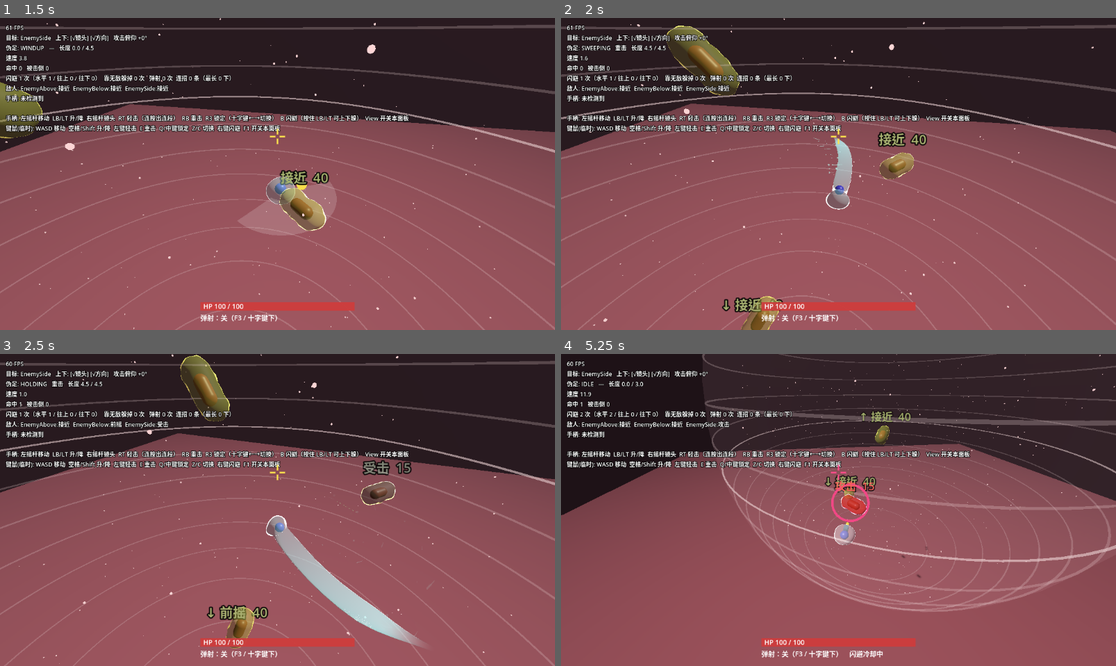
Above: before the commit, frames 1-4 (two rows, left to right).
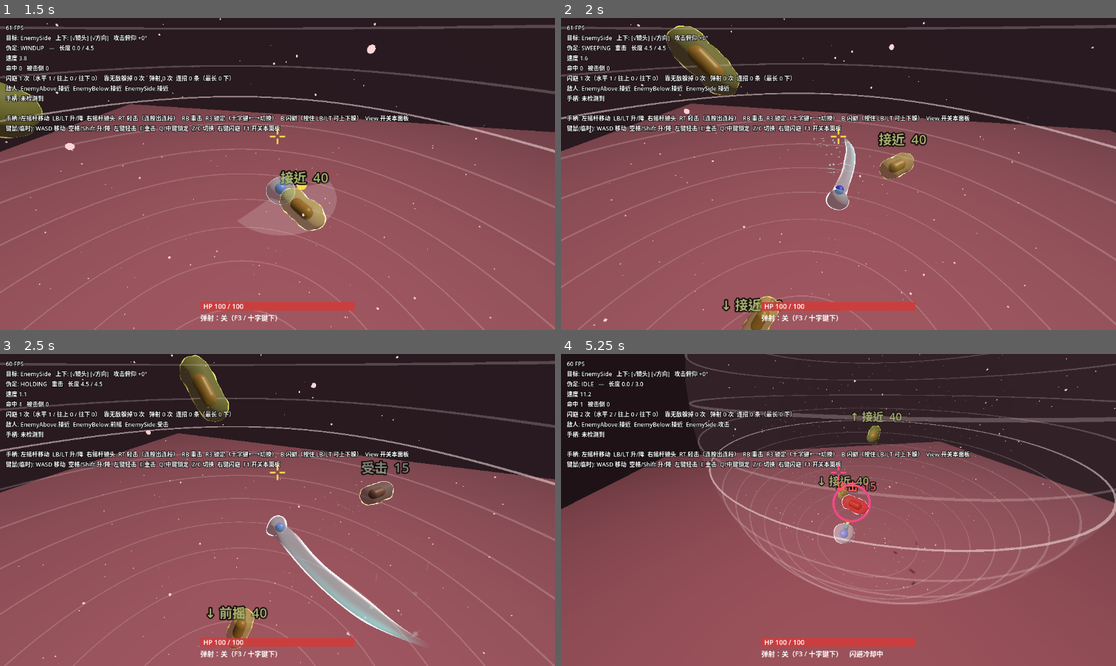
Above: after the commit, the same moments.

Repository: paddypasteur/cellgod
Game: Godot game, scene res://scenes/arena.tscn
Two runs of this game, one before a commit and one after it. Both use one fixed random seed, a clock stepped at 60 frames per second and the inputs below.
Inputs (mouse positions are in pixels of both pictures, inside the frame that each line leads up to):
- Up to frame 1 (1.5 s): move the mouse to (399, 158) at 0.52 s; hold D (move_right) 0.53-1.28 s; right-click (399, 158) at 0.6 s; click (399, 158) at 0.67 s; move the mouse to (166, 189) at 1.27 s; hold S (move_back) from 1.28 s (still down); tap E (heavy_attack) at 1.35 s
- Up to frame 2 (2 s): keep holding S (move_back)
- Up to frame 3 (2.5 s): move the mouse to (333, 441) at 2.02 s; release S (move_back) at 2.03 s; hold D (move_right) from 2.03 s (still down); tap C (lock_next) at 2.1 s
- Up to frame 4 (5.25 s): move the mouse to (810, 572) at 2.77 s; release D (move_right) at 2.78 s; hold W (move_forward) 2.78-3.53 s; tap Q (lock_on) at 2.85 s; click (810, 572) at 2.92 s; move the mouse to (1005, 556) at 3.52 s; hold A (move_left) 3.53-5.03 s; tap Z (lock_prev) at 3.6 s; move the mouse to (672, 463) at 4.27 s; click (672, 463) at 4.35 s; move the mouse to (866, 510) at 5.02 s; hold S (move_back) from 5.03 s (still down); right-click (866, 510) at 5.1 s; click (866, 510) at 5.17 s

Frame 1 is identical in both runs. In frame 2, 0.4% of the frame differs, in the area x 45-54%, y 38-62%; in frame 3, 2.7%; in frame 4, 8.9%, in the area x 0-100%, y 0-83%.

Commit message:
刃两条长边补白边；软硬分在宽度上（前缘硬、后缘软且每次随机）；刀变细并把刀面朝镜头翻；挥扫到头加缓冲；PLAYTEST 记录两局
Co-Authored-By: Claude Opus 5.5 <noreply@anthropic.com>

Diff:
--- a/scripts/player/player.gd
+++ b/scripts/player/player.gd
@@ -270,17 +270,29 @@
 ## 刃长度的弹簧
 @export var blade_length_stiffness: float = 380.0
 @export var blade_length_damping: float = 16.0
-## 挥扫的速度曲线：角度 = 进度 ^ 这个数。1 = 匀速；大于 1 = 起手慢、越挥越快、到头硬停。
+## 挥扫的速度曲线：角度 = 进度 ^ 这个数。1 = 匀速；大于 1 = 起手慢、越挥越快。
 ## 那一下"唰"是加速度给的。判定和画面都按这条曲线走
 @export var swing_ease_power: float = 2.0
+## 到头的缓冲（0 = 满速硬停，1 = 完全平滑地停）。2026-11-28 开发者："出刀特别快，有点机械了"——
+## 一刀之内要有起有收；两刀之间的边界不动
+@export_range(0.0, 1.0) var swing_end_soften: float = 0.3
 ## 根部有多宽（度）：膜上离出手方向这么多度以内的部分会被拉成刃
 @export_range(20.0, 85.0) var blade_root_deg: float = 72.0
 ## 刃的形状（2026-11-28 开发者："本质还是圆锥""要尽可能去模仿正常的那种冷兵器的样子"；
 ## 之后又补："它有可能两边都薄……只有自然地薄下来，它才是比较好的一个收尾的片状体，也比较好浑然一体。
 ## 关键是它前面不要有一个两个凸出来专门的尖"）。
 ## 所以：大部分长度几乎等宽；末段平滑收窄但不汇成尖点，剩下的一截变透明化掉；两侧都薄；单向弯，顺着挥击的弧
-## 刃宽（米，挥击平面内）
-@export var blade_width: float = 0.7
+## 刃宽（米）。2026-11-28 开发者："刀跟细胞的宽度是一样，显得笨重。武士刀比较细，但打起来还是很有力量感"
+@export var blade_width: float = 0.45
+## 刀面朝镜头最多翻多少度：刀细了以后，从默认镜头（俯角 35°）看平躺的刀面会被压成一条线，翻一点就还是一个面。
+## 只翻刀面，挥击的轨迹和判定不变
+@export_range(0.0, 80.0) var blade_face_roll_max_deg: float = 35.0
+## 软硬分在宽度上（DESIGN：刃口是硬的，刀身后缘是软的）：后缘的硬度（越小越透明、越跟着膜流动）；
+## 后缘往外飘出多少（相对半刃宽，每次出手随机起伏，前缘每次一样）
+@export_range(0.0, 1.0) var blade_back_hardness: float = 0.15
+@export_range(0.0, 2.0) var blade_back_ragged: float = 0.6
+## 刃两条长边的白边宽度（相对半刃宽）：和膜一样的边缘光
+@export_range(0.0, 1.0) var blade_edge_rim: float = 0.25
 ## 截面厚度 / 宽度（≤ 0.2 才像刀）
 @export_range(0.02, 0.5) var blade_thickness_ratio: float = 0.15
 ## 从全长的多少开始收窄（之前几乎等宽）
@@ -357,6 +369,9 @@
 ## 膜的动画时间，按游戏时间累加（命中定格时停住）
 var _anim_time: float = 0.0
 var _blade_angle_prev: float = 0.0
+## 刀面朝向（厚度方向），每帧按镜头算；后缘随机种子，每次出手换一个
+var _blade_face: Vector3 = Vector3.UP
+var _blade_seed: float = 0.0
 var _blade_len_prev: float = 0.0
 ## 本次判定取样时，刃上离目标最近的点（世界坐标），交给目标做受击形变
 var _last_contact: Vector3 = Vector3.ZERO
@@ -936,6 +951,14 @@
         _body_material.set_shader_parameter(&"pod_dir", _blade_dir())
         _body_material.set_shader_parameter(&"pod_len", _blade_len)
         _body_material.set_shader_parameter(&"pod_axis", _blade_axis)
+        _update_blade_face()
+        _body_material.set_shader_parameter(&"pod_face", _blade_face)
+        var motion: Vector3 = _blade_axis.cross(_blade_dir()) * signf(_swing_end - _swing_start)
+        _body_material.set_shader_parameter(&"pod_lead_sign", signf(_blade_face.cross(_blade_dir()).dot(motion) + 0.0001))
+        _body_material.set_shader_parameter(&"pod_seed", _blade_seed)
+        _body_material.set_shader_parameter(&"pod_back_hardness", blade_back_hardness)
+        _body_material.set_shader_parameter(&"pod_back_ragged", blade_back_ragged)
+        _body_material.set_shader_parameter(&"pod_edge_rim", blade_edge_rim)
         _body_material.set_shader_parameter(&"pod_curve", bend)
         _body_material.set_shader_parameter(&"pod_root_cos", cos(deg_to_rad(blade_root_deg)))
         _body_material.set_shader_parameter(&"pod_width", blade_width)
@@ -987,7 +1010,7 @@
 func _blade_point(t: float, edge: float) -> Vector3:
     var dir: Vector3 = _blade_dir()
     var along: float = lerpf(body_radius * 0.35, body_radius + _blade_len, t)
-    var ew: Vector3 = _blade_axis.cross(dir).normalized()
+    var ew: Vector3 = _blade_face.cross(dir).normalized()
     var x: float = clampf((t - blade_tip_start) / (1.0 - blade_tip_start), 0.0, 1.0)
     var w: float = lerpf(1.0, blade_keep_width, t / blade_tip_start) if t < blade_tip_start \
             else blade_keep_width * lerpf(1.0, blade_end_width, smoothstep(0.0, 1.0, x))
@@ -996,6 +1019,28 @@
     return p.rotated(_blade_axis, _blade_curve_now() * t * t)
 
 
+## 刀面朝镜头翻一点（只翻刀面，不动挥击轨迹）：把挥动轴绕刀的长度方向转向镜头，最多 blade_face_roll_max_deg
+func _update_blade_face() -> void:
+    var dir: Vector3 = _blade_dir()
+    var n0: Vector3 = _blade_axis
+    var cam: Camera3D = get_viewport().get_camera_3d()
+    if cam == null:
+        _blade_face = n0
+        return
+    var to_cam: Vector3 = cam.global_position - (global_position + dir * (body_radius + _blade_len * 0.5))
+    to_cam -= dir * to_cam.dot(dir)
+    if to_cam.length_squared() < 0.0001:
+        _blade_face = n0
+        return
+    to_cam = to_cam.normalized()
+    # 刀面两面一样，取离镜头近的那一面来翻
+    if n0.dot(to_cam) < 0.0:
+        n0 = -n0
+    var ang: float = n0.signed_angle_to(to_cam, dir)
+    var lim: float = deg_to_rad(blade_face_roll_max_deg)
+    _blade_face = n0.rotated(dir, clampf(ang, -lim, lim))
+
+
 ## 刀身的弯（弧度，末端处）：顺着挥击的弧往后弯
 func _blade_curve_now() -> float:
     return -signf(_swing_end - _swing_start) * blade_curve
@@ -1012,6 +1057,7 @@
     _blade_axis = _swing_axis
     _blade_angle = _swing_start
     _blade_angle_prev = _swing_start
+    _blade_seed = randf() * 100.0
     _blade_angle_vel = 0.0
 
 
@@ -1366,7 +1412,8 @@
 
 ## 挥扫的角度进度（0..1）：起手慢、越挥越快、到头硬停
 func _swing_progress() -> float:
-    return pow(clampf(_swing_t, 0.0, 1.0), swing_ease_power)
+    var t: float = clampf(_swing_t, 0.0, 1.0)
+    return lerpf(pow(t, swing_ease_power), smoothstep(0.0, 1.0, t), swing_end_soften)
 
 
 ## 把挥扫推进到 to_t，按角度步长逐段检测，防止一帧扫过头跳过目标。
--- a/shaders/cell_membrane.gdshader
+++ b/shaders/cell_membrane.gdshader
@@ -77,11 +77,27 @@
 uniform float pod_dent = 0.0;
 // 根部从身体过渡到刃的那一段占全长多少
 uniform float pod_root_blend = 0.15;
-// 刃的部分硬化（不透明、少起伏）
-uniform float pod_hardness : hint_range(0.0, 1.0) = 0.8;
+// 软硬分在宽度上（DESIGN 2026-11-28：刃口是硬的，刀身后缘是软的。锋利在前缘，流动在后缘）：
+// 前缘的硬度（不透明、不起伏、形状每次一样）；后缘的硬度（半透明、跟着膜一起流动）
+uniform float pod_hardness : hint_range(0.0, 1.0) = 0.9;
+uniform float pod_back_hardness : hint_range(0.0, 1.0) = 0.15;
+// 刀面朝向（厚度方向，模型空间）。默认就是挥动轴；脚本会把它朝镜头翻一点，刀细了也看得见是个面
+uniform vec3 pod_face = vec3(0.0, 1.0, 0.0);
+// 前缘在截面 +x 一侧还是 -x 一侧（±1），由挥击方向决定
+uniform float pod_lead_sign = 1.0;
+// 后缘的不规则：每次出手换一个随机种子；后缘往外飘出多少（相对半刃宽）
+uniform float pod_seed = 0.0;
+uniform float pod_back_ragged = 0.6;
+// 刃两条长边的边缘光宽度（相对半刃宽）。刃的截面极扁，法线几乎全朝上下，
+// 菲涅尔边缘光只落在刃口不到一个像素宽的一圈上，所以看起来刃没有白边——这里按截面位置补上
+uniform float pod_edge_rim = 0.25;
 
 varying float v_blade;
 varying float v_fade;
+// 刃上的点离刃宽两边有多近（0 = 刃中线，1 = 刃口），给边缘光用
+varying float v_edge;
+// 这一点的硬度（前缘硬、后缘软）
+varying float v_hard;
 
 float wobble(vec3 p, float t) {
     return sin(p.x * flow_scale + t * 1.3)
@@ -106,13 +122,16 @@
     // 刃：t = 0 在根部边缘、1 在末端。膜上的这一片按 t 重新摆成刃的形状
     float s = 0.0;
     v_fade = 1.0;
+    v_edge = 0.0;
+    v_hard = hardness;
     if (pod_len > 0.001) {
         float t = smoothstep(pod_root_cos, 1.0, dot(u, pod_dir));
         s = t;
-        // 截面坐标：x 沿刃宽（挥击平面内），y 沿厚度（挥动轴）
-        vec3 ew = normalize(cross(pod_axis, pod_dir));
+        // 截面坐标：x 沿刃宽，y 沿厚度（刀面朝向）
+        vec3 face = normalize(pod_face);
+        vec3 ew = normalize(cross(face, pod_dir));
         vec3 lat = rest - pod_dir * dot(rest, pod_dir);
-        vec2 c = vec2(dot(lat, ew), dot(lat, pod_axis));
+        vec2 c = vec2(dot(lat, ew), dot(lat, face));
         vec2 cn = length(c) > 1e-5 ? normalize(c) : vec2(0.0);
         // 轮廓：几乎等宽；末段沿一条平滑曲线收窄（收窄到头时两边是平行的，不形成尖角），
         // 收到 pod_end_width 为止，再往外由透明度化掉。刃很短（刚伸出 / 快收回）时宽度跟着缩，不留一块方板
@@ -124,7 +143,15 @@
         // 两侧都薄：透镜形截面，越往末端越薄
         float ht = hw * pod_thickness_ratio * (1.0 - 0.7 * x);
         float along = mix(r * 0.35, r + pod_len, t);
-        vec3 blade = pod_dir * along + ew * (hw * cn.x) + pod_axis * (ht * cn.y * (1.0 - 0.3 * abs(cn.x)));
+        // lead = 1 在前缘、-1 在后缘。前缘形状固定；后缘按随机种子和时间往外飘、起伏，每次出手都不一样
+        float lead = cn.x * pod_lead_sign;
+        float back = max(-lead, 0.0);
+        float ragged = 0.55 + 0.45 * sin(t * 9.0 + pod_seed * 17.3 + anim_time * 7.0)
+            * sin(t * 4.3 - pod_seed * 5.1 + anim_time * 3.1);
+        float hw_x = hw * (1.0 + pod_back_ragged * back * ragged);
+        vec3 blade = pod_dir * along + ew * (hw_x * cn.x) + face * (ht * cn.y * (1.0 - 0.3 * abs(cn.x)));
+        v_edge = abs(cn.x);
+        v_hard = mix(pod_back_hardness, pod_hardness, smoothstep(-0.4, 0.5, lead));
         v_fade = 1.0 - smoothstep(pod_fade_start, 1.0, x);
         // 体积守恒：身体整体缩一圈，刃根周围再凹进去一圈（刃就是从这里抽走的物质）
         float near_root = smoothstep(pod_root_cos - 0.6, pod_root_cos, dot(u, pod_dir));
@@ -136,12 +163,12 @@
         float ang = pod_curve * t * t;
         p = rotate_axis(p, pod_axis, ang);
         // 扁截面的法线：宽面朝挥动轴方向，刃口朝两侧
-        vec3 nb = normalize(ew * cn.x * pod_thickness_ratio + pod_axis * cn.y + pod_dir * 0.02);
+        vec3 nb = normalize(ew * cn.x * pod_thickness_ratio + face * cn.y + pod_dir * 0.02);
         n = normalize(mix(NORMAL, nb, b));
         n = rotate_axis(n, pod_axis, ang);
     }
     v_blade = s * step(0.001, pod_len);
-    float hard_local = max(hardness, v_blade * pod_hardness);
+    float hard_local = max(hardness, v_blade * v_hard);
 
     // 胞质流动：挥击时顺着 flow_dir 拉成条纹并被带着走，幅度变大
     float t = anim_time * flow_speed * (1.0 + flow_align * 2.0);
@@ -178,8 +205,10 @@
     // 大片掠射表面菲涅尔虽高但变化慢 → 落不进带里，不会整片发亮
     float band = clamp(fwidth(fres) * rim_pixels, 0.005, rim_max_band);
     float top = 0.985;
-    float hard = max(hardness, v_blade * pod_hardness);
+    float hard = max(hardness, v_blade * v_hard);
     float rim = smoothstep(top - band, top - band * 0.3, fres) * mix(1.0, 1.2, hard);
+    // 刃的两条长边：和膜一样的白边（见 pod_edge_rim 的说明）
+    rim = max(rim, smoothstep(1.0 - pod_edge_rim, 1.0, v_edge) * smoothstep(0.05, 0.25, v_blade));
     ALBEDO = base_color.rgb;
     // 边缘处不透明度拉高：剪影是实的，只有中间是透的
     ALPHA = clamp(mix(body_alpha, 1.0, hard) + rim * 0.7, 0.0, 1.0) * v_fade;
Binary file added: docs/img/blade_softback_closeup_2026-11-28.png
Not shown, added: docs/img/hit_wobble_2026-11-28.png.import
Binary file removed: docs/img/silhouette_2026-11-28_organic.png
Binary file added: docs/img/silhouette_2026-11-28_softback.png
Not shown, changed: docs/INBOX.md
Not shown, changed: docs/PLAYTEST.md
Not shown, changed: docs/STATE.md
